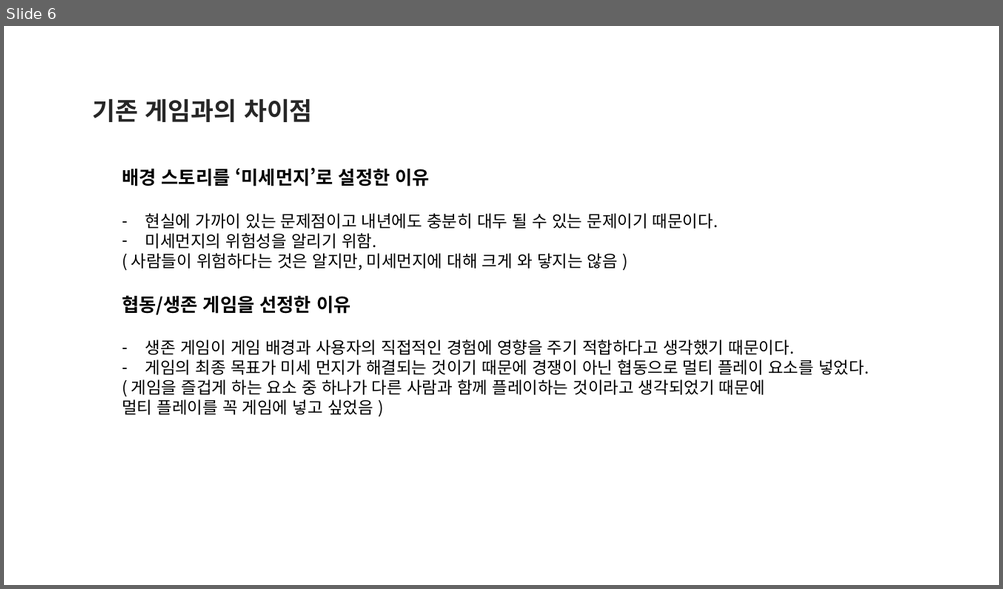
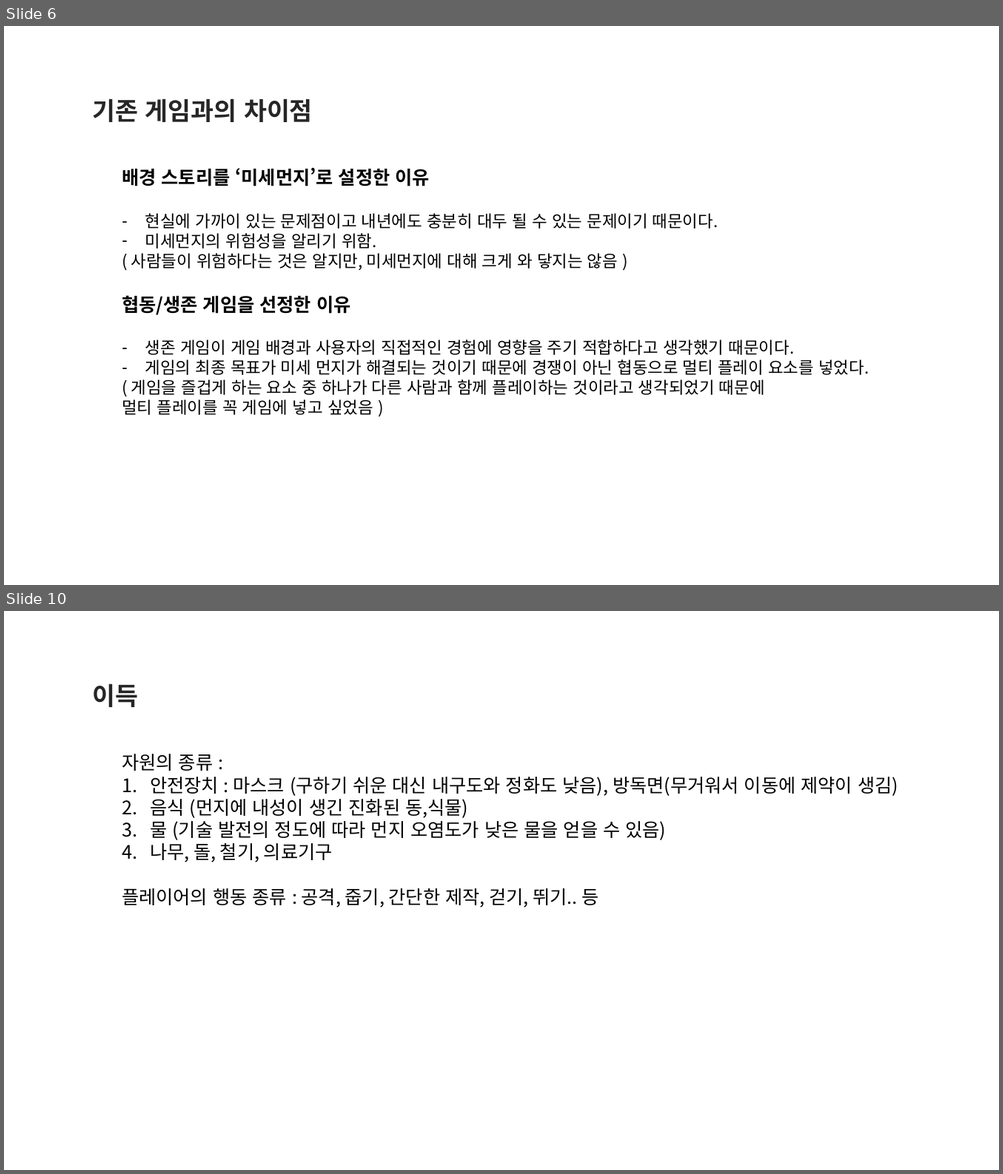
Before and after one commit to goldsun119/Graduation-Project, a slide deck: Document/1122 기획발표자료_01.pptx. Shown one above the other, each under a label of ours: slide 6 before the commit, slides 6 and 10 after it; the slides between them are not shown. The pictures are 1003x589 and 1003x1174 pixels, drawn with LibreOffice and Linux fonts; fonts in the diff are those of the drawing. Boxes give left, top, right and bottom in pixels: in the first picture for what was removed or moved away, otherwise in the second. Text is boxed around its words. In the diff, an @@ line names an element or a change of style, - is before the commit and + after.

Commit message:
Update 1122 기획발표자료_01.pptx
일부분 수정
맵 크기, 게임 내에 흐르는 시간과 현실 시간의 비율, 플레이 내 필요한 것들

```diff
--- a/Document/1122 기획발표자료_01.pptx
+++ b/Document/1122 기획발표자료_01.pptx
@@ slide 10 added at (4, 611, 999, 1170), background #FFFFFF @@
@@ text added at (93, 684, 139, 707), 24 pt, text #262626, bold @@
+이득
@@ text added at (122, 754, 898, 908), 18 pt, text #000000 @@
+자원의 종류 :
+1. 안전장치 : 마스크 (구하기 쉬운 대신 내구도와 정화도 낮음), 방독면(무거워서 이동에 제약이 생김)
+2. 음식 (먼지에 내성이 생긴 진화된 동,식물)
+3. 물 (기술 발전의 정도에 따라 먼지 오염도가 낮은 물을 얻을 수 있음)
+4. 나무, 돌, 철기, 의료기구
+플레이어의 행동 종류 : 공격, 줍기, 간단한 제작, 걷기, 뛰기.. 등
```
Also in this commit, not shown: 1 slide changed, 3 other slides added.
